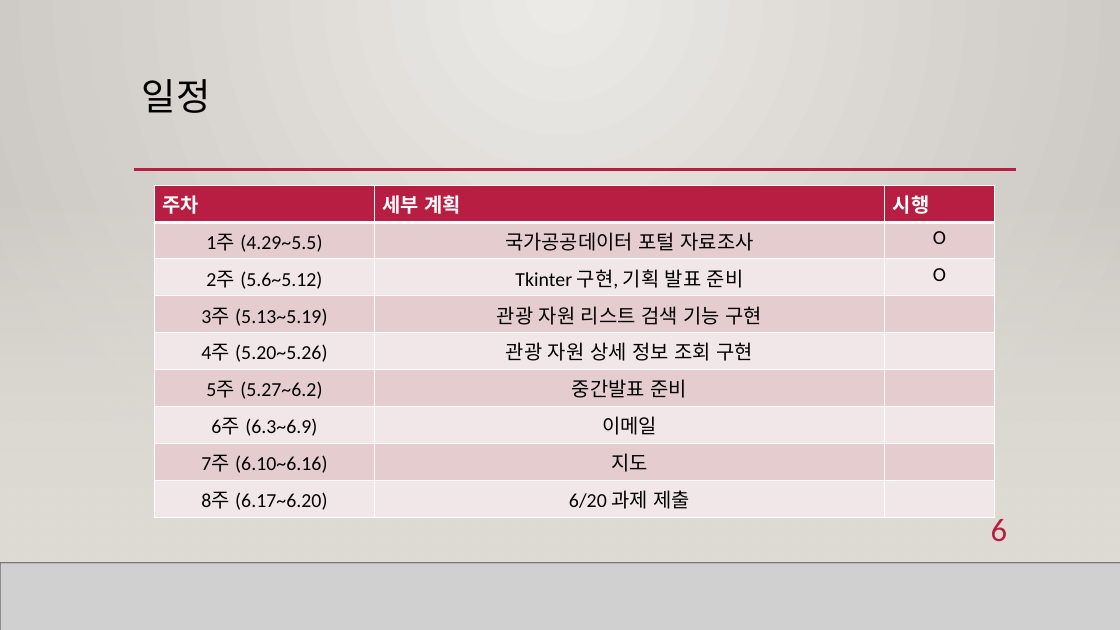
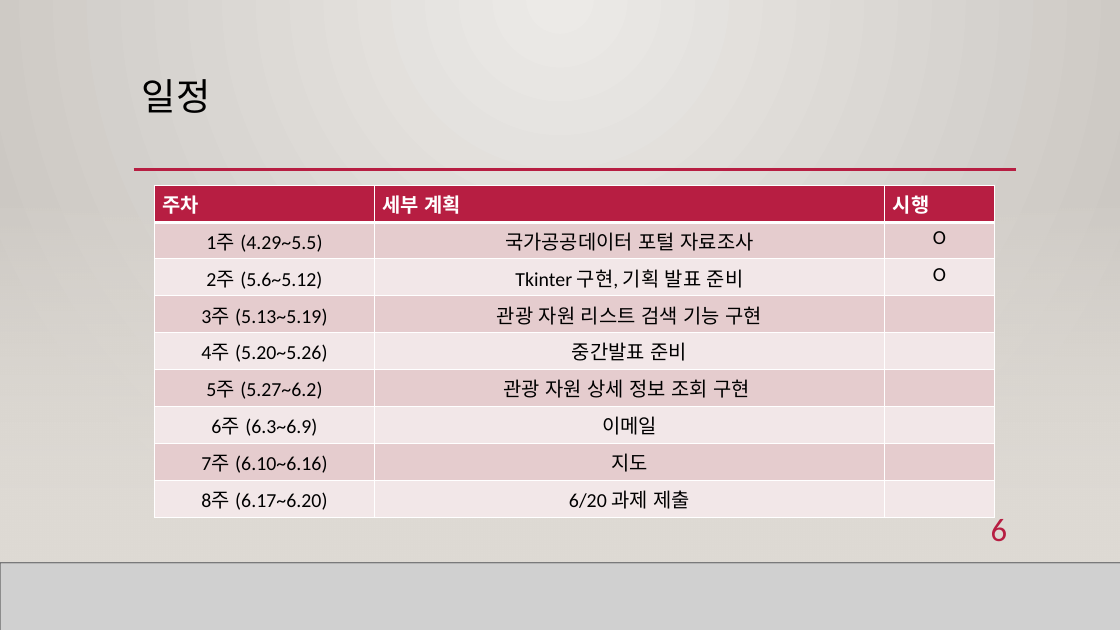
Before and after one commit to LEGO0937/Script_Language_TermProject, a slide deck: slide 6 of 스크립트언어기획/스언어 텀프.pptx. Drawn at 1120x630 pixels with LibreOffice and Linux fonts; fonts in the diff are those of the drawing; grey boxes stand for pictures; background and template pictures are left out. Boxes give left, top, right and bottom in pixels: in the first picture for what was removed or moved away, otherwise in the second. Text is boxed around its words. In the diff, an @@ line names an element or a change of style, - is before the commit and + after.

Commit message:
스크립트언어 중간발표
중간발표자료들을 추가하였다

```diff
--- a/스크립트언어기획/스언어 텀프.pptx
+++ b/스크립트언어기획/스언어 텀프.pptx
@@ table at bbox=[155, 185, 994, 514] @@
-row 5, column 2: 관광 자원 상세 정보 조회 구현
+row 5, column 2: 중간발표 준비
-row 6, column 2: 중간발표 준비
+row 6, column 2: 관광 자원 상세 정보 조회 구현
```
Also in this commit, not shown: 11 other files.
